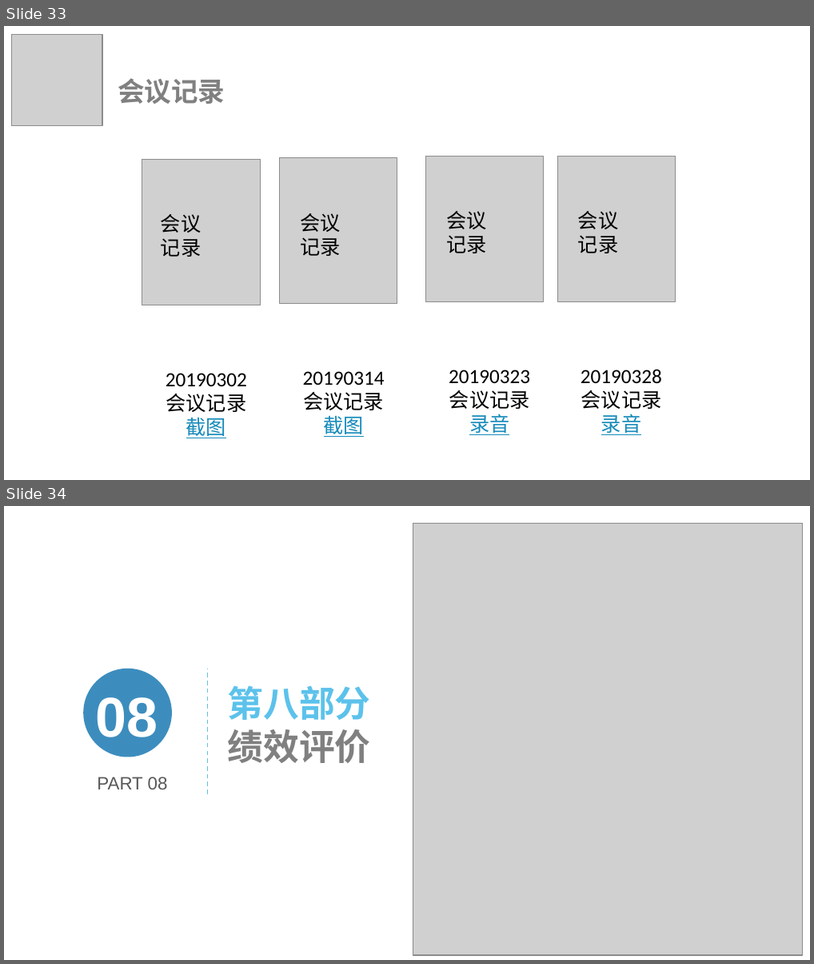
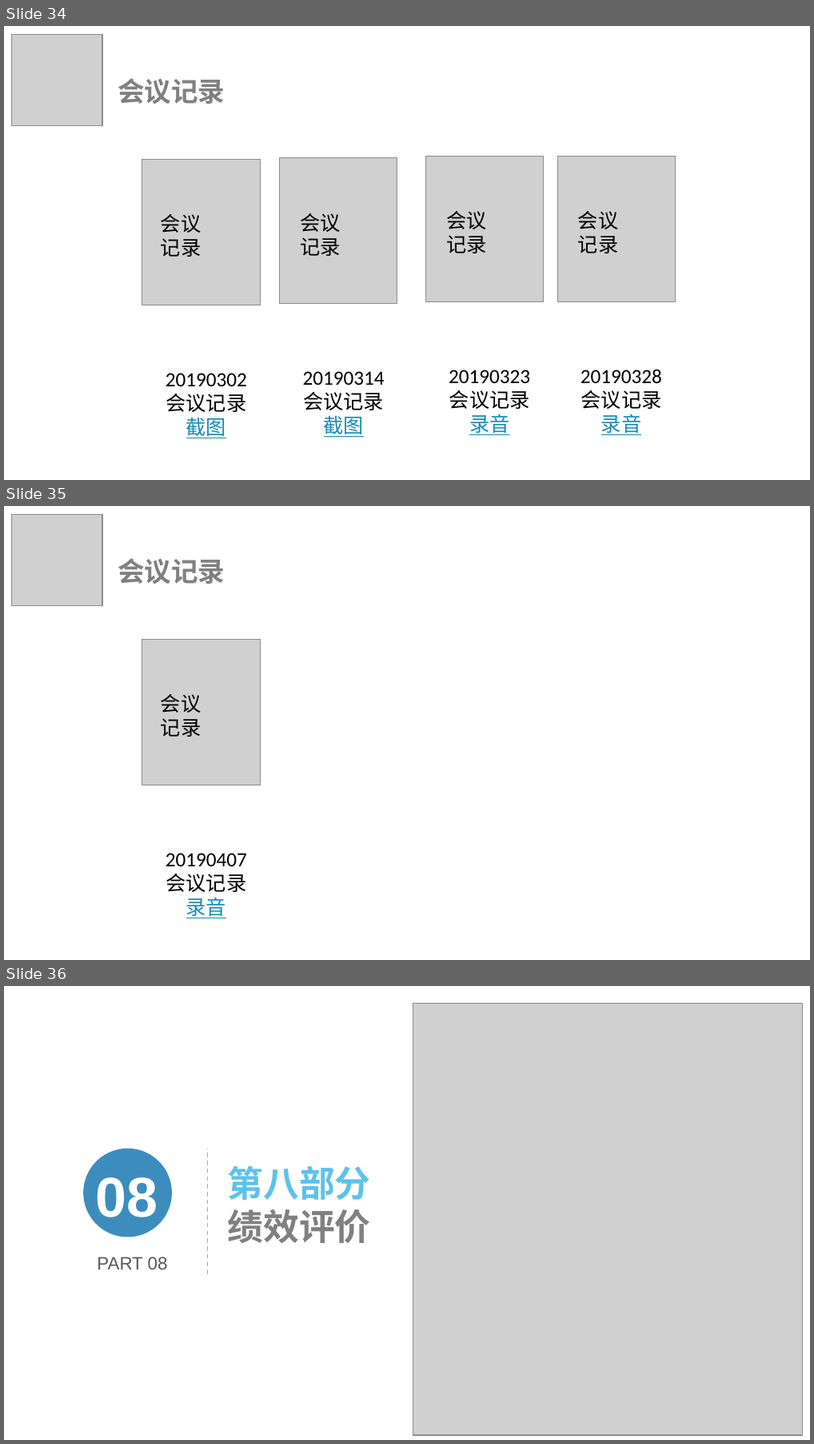
Before and after one commit to lorenzoyoung/ZUCC-Lazy-Bone, a slide deck: 评审PPT/SE2019春-G11_ZUCCLazyBone_项目计划/ZUCCLazyBone项目计划.pptx. Shown one above the other, each under a label of ours: slides 33 and 34 before the commit, slides 34, 35 and 36 after it. The pictures are 814x964 and 814x1444 pixels, drawn with LibreOffice and Linux fonts; fonts in the diff are those of the drawing; grey boxes stand for pictures. Boxes give left, top, right and bottom in pixels: in the first picture for what was removed or moved away, otherwise in the second. Text is boxed around its words. In the diff, an @@ line names an element or a change of style, - is before the commit and + after.

```diff
--- a/评审PPT/SE2019春-G11_ZUCCLazyBone_项目计划/ZUCCLazyBone项目计划.pptx
+++ b/评审PPT/SE2019春-G11_ZUCCLazyBone_项目计划/ZUCCLazyBone项目计划.pptx
@@ slide 35 added at [4,506,810,960], background #FFFFFF; not listed: 2 template elements that a slide beside it also shows @@
@@ rectangle added at [4,528,140,573], fill #FFFFFF @@
@@ picture added at [11,515,102,606] @@
@@ text added at [118,558,225,584], 24 pt, text #808080, bold @@
+会议记录
@@ picture added at [142,639,261,785] @@
@@ text added at [161,694,201,736], 18 pt, text #000000 @@
+会议记录
@@ text added at [166,852,247,918], 18 pt, text #000000 @@
+20190407
+会议记录
+录音
@@ what was slide 33 is now slide 34 @@
@@ what was slide 34 is now slide 36 @@
```
Also in this commit, not shown: 3 slides changed, 2 other slides added, 8 other files.
